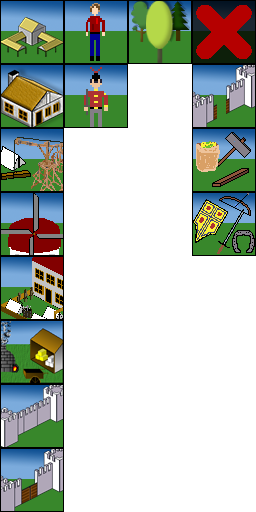
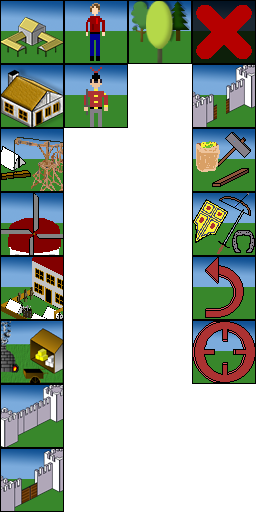
Before/after of a 256 x 512 layered artwork. What changed in the layer stack:
added layer "Layer 13" above "Layer 12" over [192, 320, 256, 384]
added layer "Layer 12" above "Layer 11" over [192, 256, 256, 320]
